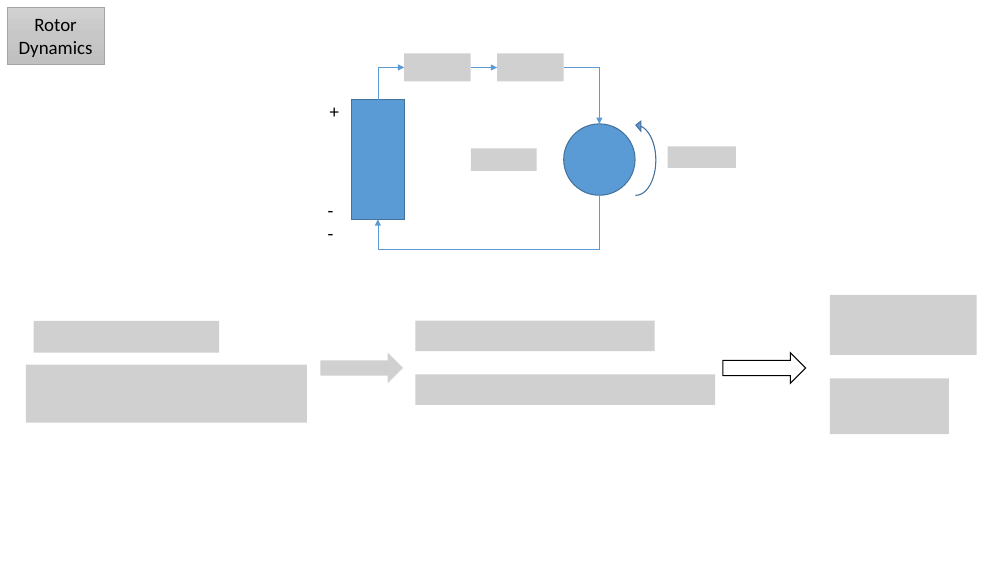
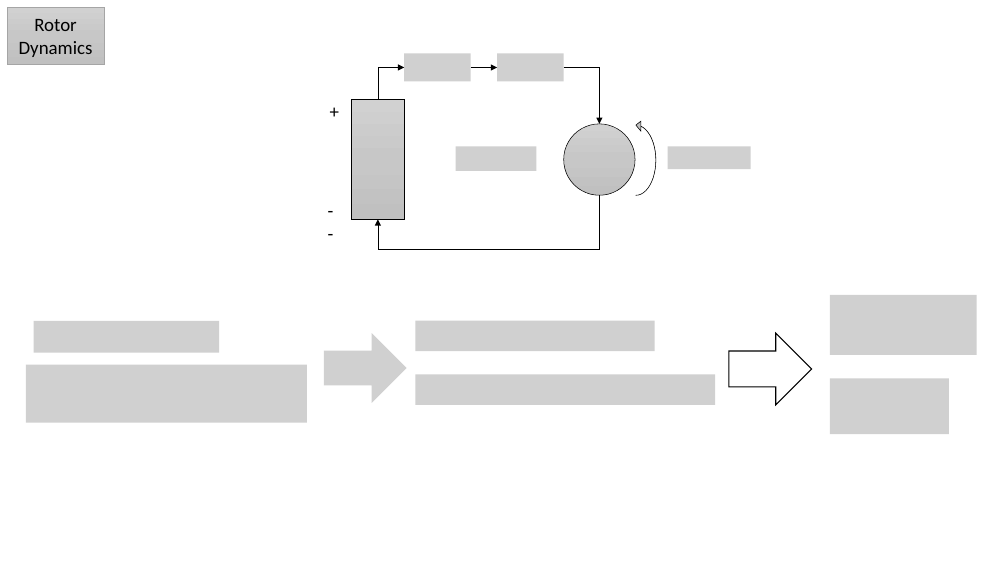
Before and after one commit to dtbinh/FlyNet, a slide deck: slide 4 of Technical/controls/Architecture/controls_working.pptx. Drawn at 1008x567 pixels with LibreOffice and Linux fonts; fonts in the diff are those of the drawing; grey boxes stand for pictures. Boxes give left, top, right and bottom in pixels: in the first picture for what was removed or moved away, otherwise in the second. Text is boxed around its words. In the diff, an @@ line names an element or a change of style, - is before the commit and + after.

```diff
--- a/Technical/controls/Architecture/controls_working.pptx
+++ b/Technical/controls/Architecture/controls_working.pptx
@@ elbow arrow (378, 100) - (405, 67): stroke #5B9BD5 0.5 pt to #000000 0.5 pt @@
@@ arrow (471, 67) - (498, 67): stroke #5B9BD5 0.5 pt to #000000 0.5 pt @@
@@ elbow arrow (564, 67) - (600, 124): stroke #5B9BD5 0.5 pt to #000000 0.5 pt @@
@@ picture: place and size @@
-picture at (471,148,537,171)
+picture at (456,147,537,171)
@@ fill #5B9BD5 to gradient #D2D2D2 to #C8C8C8 to #C0C0C0; outline #43739E 1 pt to #000000 0.5 pt in 3 elements at (564,124,635,195), (352,100,405,219), (636,120,656,195) @@
@@ picture: place and size @@
-picture at (668,147,736,169)
+picture at (668,147,751,169)
@@ elbow arrow (600, 195) - (378, 219): stroke #5B9BD5 0.5 pt to #000000 0.5 pt @@
@@ picture: place and size @@
-picture at (321,353,403,383)
+picture at (324,333,407,403)
@@ right arrow: place and size @@
-right arrow at (723,353,805,383)
+right arrow at (729,333,811,405)
```
Also in this commit, not shown: 10 other files.
